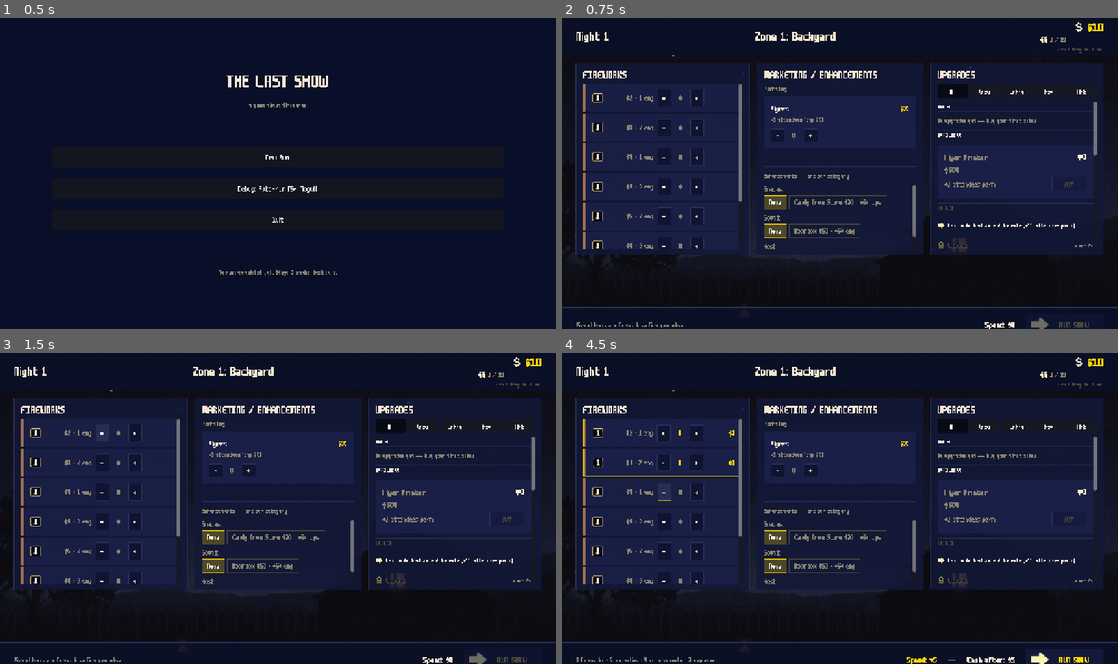
Above: before the commit, frames 1-4 (two rows, left to right).
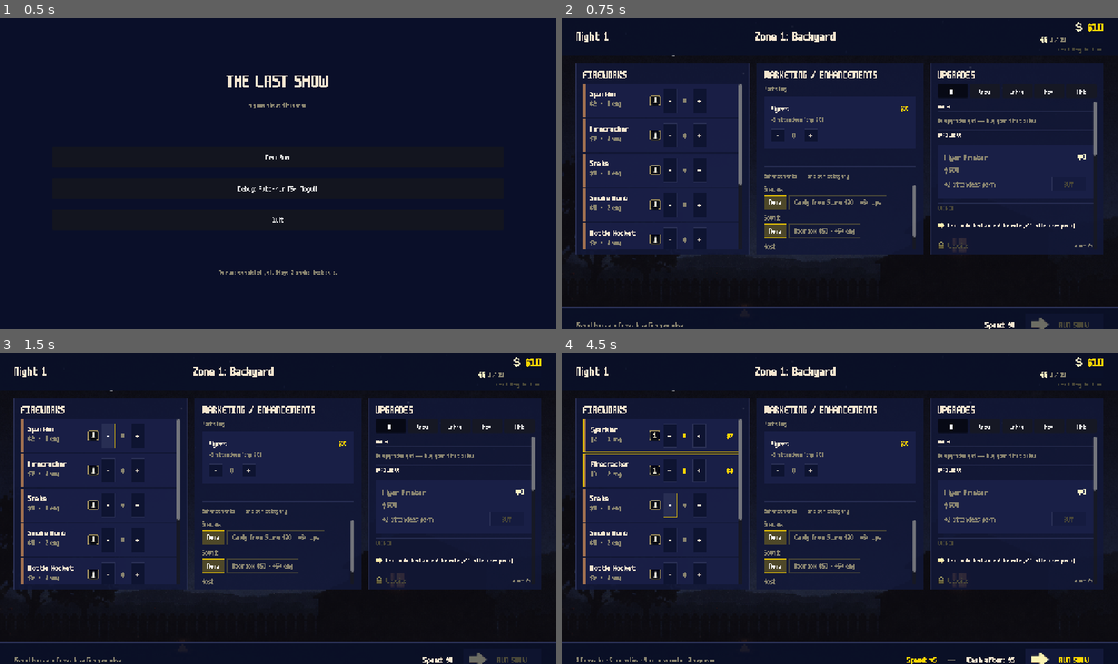
Above: after the commit, the same moments.

Repository: missingpagestudios/launch-game
Game: Godot game, scene res://scenes/title.tscn
Same seed, same stepped clock (60 frames per second), same inputs: the game is played once before the commit and once after it.
Inputs:
- Up to frame 1 (0.5 s): no input
- Up to frame 2 (0.75 s): click "New Run" at 0.5 s
- Up to frame 3 (1.5 s): click "-" at 1.25 s
- Up to frame 4 (4.5 s): click "+" at 2 s; click "-" at 2.75 s; click "+" at 3.5 s; click "-" at 4.25 s

Frame 1 is identical in both runs. In frame 2, 1.6% of the frame differs, in the area x 3-33%, y 22-75%; in frame 3, 1.6%; in frame 4, 1.9%.

Commit message:
Stack firework name + price vertically so the name survives row clipping
Previous row had name and stats competing for horizontal space on a
single line. With clip_text=true the name collapsed to zero width when
siblings (stats + stepper + cost preview) claimed the row. Fix: left
column becomes a VBox — name on top (white, SIZE_BODY=22), price and
engagement underneath ("$2 · 1 eng" in muted SIZE_STATS=18). Right
column keeps the tier icon + stepper + cost preview. Row height bumps
76px to fit both lines comfortably.

Co-Authored-By: Claude Opus 4.7 (1M context) <noreply@anthropic.com>

Diff:
--- a/scripts/screens/PlanningScreen.gd
+++ b/scripts/screens/PlanningScreen.gd
@@ -313,7 +313,7 @@
 	var affordable: bool = float(cost) <= GameState.money
 
 	var wrap := PanelContainer.new()
-	wrap.custom_minimum_size = Vector2(0, 64)
+	wrap.custom_minimum_size = Vector2(0, 76)
 	var style := _row_style(ROW_BG if affordable else ROW_BG_UNAFFORD)
 	wrap.add_theme_stylebox_override("panel", style)
 
@@ -321,7 +321,6 @@
 	outer.add_theme_constant_override("separation", 0)
 	wrap.add_child(outer)
 
-	# 4px tier color stripe
 	var stripe := ColorRect.new()
 	stripe.color = TIER_STRIPE.get(tier, TIER_STRIPE[1])
 	stripe.custom_minimum_size = Vector2(4, 0)
@@ -329,53 +328,53 @@
 
 	var pad := MarginContainer.new()
 	pad.size_flags_horizontal = Control.SIZE_EXPAND_FILL
-	pad.add_theme_constant_override("margin_left", 8)
-	pad.add_theme_constant_override("margin_right", 8)
-	pad.add_theme_constant_override("margin_top", 12)
-	pad.add_theme_constant_override("margin_bottom", 12)
+	pad.add_theme_constant_override("margin_left", 12)
+	pad.add_theme_constant_override("margin_right", 12)
+	pad.add_theme_constant_override("margin_top", 10)
+	pad.add_theme_constant_override("margin_bottom", 10)
 	outer.add_child(pad)
 
 	var content := HBoxContainer.new()
-	content.add_theme_constant_override("separation", 8)
+	content.add_theme_constant_override("separation", 10)
 	pad.add_child(content)
 
-	# name
+	# Left column: name on top (white), price underneath (muted).
+	var left := VBoxContainer.new()
+	left.size_flags_horizontal = Control.SIZE_EXPAND_FILL
+	left.add_theme_constant_override("separation", 2)
 	var name_color: Color = TEXT if affordable else MUTED
 	var name_lbl := _label_sized(String(fw.name), SIZE_BODY, name_color)
 	name_lbl.clip_text = true
 	name_lbl.text_overrun_behavior = TextServer.OVERRUN_TRIM_ELLIPSIS
-	content.add_child(name_lbl)
-
-	# tier icon
+	left.add_child(name_lbl)
+	var price_text: String = "$%s  ·  %d eng" % [_fmt_num(cost), int(fw.get("engagement", 0))]
+	var price_lbl := _label_sized(price_text, SIZE_STATS, MUTED if affordable else DIM)
+	price_lbl.clip_text = true
+	price_lbl.text_overrun_behavior = TextServer.OVERRUN_TRIM_ELLIPSIS
+	left.add_child(price_lbl)
+	content.add_child(left)
+
+	# Right column: tier icon + stepper + cost preview.
+	var right := HBoxContainer.new()
+	right.add_theme_constant_override("separation", 6)
+	right.alignment = BoxContainer.ALIGNMENT_END
 	var tier_icon := _icon(TIER_ICONS.get(tier, TIER_ICONS[1]), 24)
-	content.add_child(tier_icon)
-
-	# stats line (cost + engagement only — tags are too wide for 400px rows)
-	var stats_text: String = "$%s · %d eng" % [
-		_fmt_num(cost), int(fw.get("engagement", 0))]
-	var stats_lbl := _label_sized(stats_text, SIZE_STATS, MUTED if affordable else DIM)
-	stats_lbl.size_flags_horizontal = Control.SIZE_EXPAND_FILL
-	stats_lbl.horizontal_alignment = HORIZONTAL_ALIGNMENT_RIGHT
-	stats_lbl.clip_text = true
-	stats_lbl.text_overrun_behavior = TextServer.OVERRUN_TRIM_ELLIPSIS
-	content.add_child(stats_lbl)
-
-	# stepper
+	right.add_child(tier_icon)
 	var minus := _qty_button("-")
 	var qty_lbl := _label_sized("0", SIZE_STATS, MUTED)
-	qty_lbl.custom_minimum_size = Vector2(28, 0)
+	qty_lbl.custom_minimum_size = Vector2(24, 0)
 	qty_lbl.horizontal_alignment = HORIZONTAL_ALIGNMENT_CENTER
 	var plus := _qty_button("+")
-	content.add_child(minus)
-	content.add_child(qty_lbl)
-	content.add_child(plus)
-
-	# cost preview
+	right.add_child(minus)
+	right.add_child(qty_lbl)
+	right.add_child(plus)
+
 	var cost_preview := _label_sized("", SIZE_STATS, GOLD)
-	cost_preview.custom_minimum_size = Vector2(64, 0)
+	cost_preview.custom_minimum_size = Vector2(56, 0)
 	cost_preview.horizontal_alignment = HORIZONTAL_ALIGNMENT_RIGHT
 	cost_preview.clip_text = true
-	content.add_child(cost_preview)
+	right.add_child(cost_preview)
+	content.add_child(right)
 
 	var entry := {
 		"fw": fw, "wrap": wrap, "style": style, "stripe": stripe,
